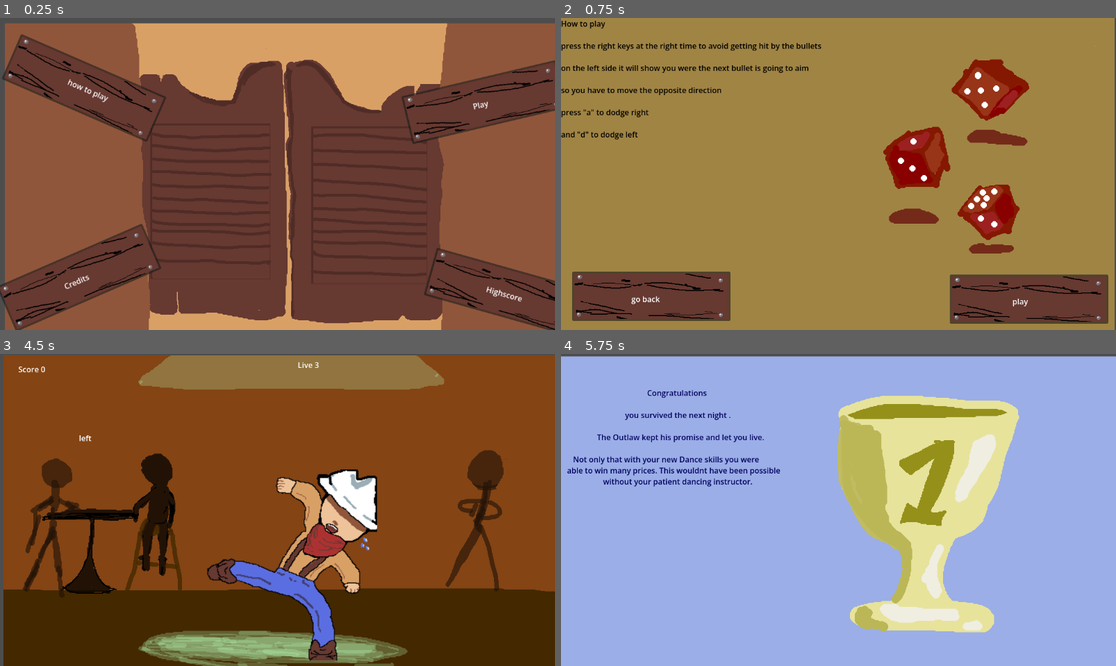
Above: before the commit, frames 1-4 (two rows, left to right).
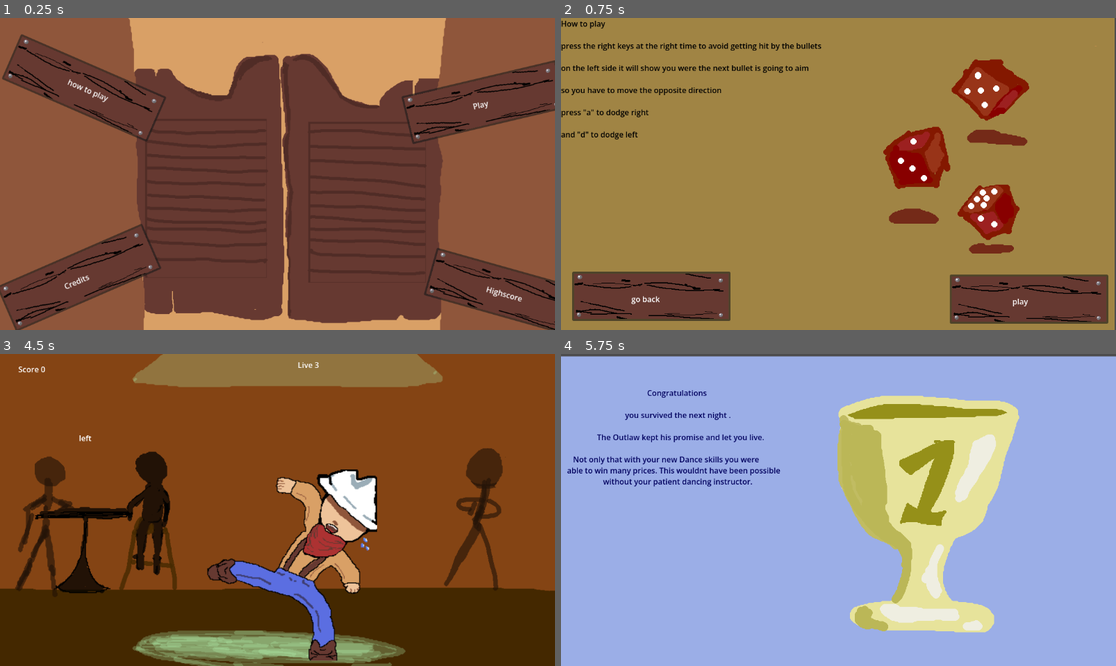
Above: after the commit, the same moments.

Repository: pakized/dancing-in-the-wild-west
Game: Godot game, scene res://Scenes/Menu/MainMenu.tscn
The game is run twice, just before and just after one commit, with the same random seed, the same clock (stepped at 60 frames per second) and the same inputs.
Inputs:
- Up to frame 1 (0.25 s): no input
- Up to frame 2 (0.75 s): click "how to play" at 0.5 s
- Up to frame 3 (4.5 s): click "go back" at 1.25 s; click "Play" at 2 s; click "go back" at 2.75 s; click "Play" at 3.5 s; click "play" at 4.25 s
- Up to frame 4 (5.75 s): tap Enter at 5 s; hold A (moveRight) from 5.03 s (still down); hold P from 5.03 s (still down)

The runs differ from the first frame. In frame 1, 5.5% of the frame differs, in the area x 0-100%, y 0-100%; in frame 2, nothing differs; in frame 3, 7.4%; in frame 4, nothing differs.

Commit message:
Scenes bigger

Diff:
--- a/JSON/highscores.json
+++ b/JSON/highscores.json
@@ -1 +1 @@
-[{"name":"Player","score":22.0},{"name":"pakize","score":22.0},{"name":"im dead :(","score":19.0},{"name":"TEST","score":12.0},{"name":"TEST","score":12.0},{"name":"TEST","score":12.0},{"name":"TEST","score":12.0},{"name":"TEST","score":12.0},{"name":"TEST","score":12.0},{"name":"TEST","score":12.0}]
+[{"name":"I won :)","score":36.0},{"name":"Player","score":22.0},{"name":"pakize","score":22.0},{"name":"im dead :(","score":19.0},{"name":"gg","score":17.0},{"name":"regt","score":17},{"name":"ff","score":13.0},{"name":"TEST","score":12.0},{"name":"TEST","score":12.0},{"name":"TEST","score":12.0}]
--- a/Scenes/GameOver.tscn
+++ b/Scenes/GameOver.tscn
@@ -53,7 +53,8 @@
 
 [node name="Sprite2D" type="Sprite2D" parent="." unique_id=1584536497]
 z_index = -1
-position = Vector2(582, 332)
+position = Vector2(565, 323)
+scale = Vector2(1.0295138, 1.0277778)
 texture = ExtResource("3_ktc4i")
 
 [connection signal="pressed" from="Button2" to="Button2" method="_on_pressed"]
--- a/Scenes/Menu/MainMenu.tscn
+++ b/Scenes/Menu/MainMenu.tscn
@@ -88,7 +88,8 @@
 
 [node name="Sprite2D" type="Sprite2D" parent="Control" unique_id=1161734910]
 z_index = -1
-position = Vector2(586, 335)
+position = Vector2(578.99994, 328)
+scale = Vector2(1.013889, 1.0216049)
 texture = ExtResource("4_p4pvn")
 
 [connection signal="pressed" from="Control/HowToPlay" to="Control/HowToPlay" method="_on_pressed"]
--- a/Scenes/Menu/write_name.tscn
+++ b/Scenes/Menu/write_name.tscn
@@ -8,7 +8,8 @@
 script = ExtResource("1_pkjkk")
 
 [node name="Sprite2D" type="Sprite2D" parent="." unique_id=1452314528]
-position = Vector2(573, 327)
+position = Vector2(575, 323)
+scale = Vector2(1.0034722, 1.0123457)
 texture = ExtResource("1_60uqv")
 
 [node name="Control" type="Control" parent="." unique_id=1080814775]
--- a/Scenes/game.tscn
+++ b/Scenes/game.tscn
@@ -47,5 +47,6 @@
 
 [node name="Sprite2D" type="Sprite2D" parent="." unique_id=1470012133]
 z_index = -2
-position = Vector2(583, 327)
+position = Vector2(575, 324)
+scale = Vector2(1.0138888, 1.0092592)
 texture = ExtResource("6_i6g32")
Binary file added: DancingInTheWildWest.apple-touch-icon.png
Not shown, added: DancingInTheWildWest.apple-touch-icon.png.import
Binary file added: DancingInTheWildWest.icon.png
Not shown, added: DancingInTheWildWest.icon.png.import
Binary file added: DancingInTheWildWest.png
Not shown, added: DancingInTheWildWest.png.import
Not shown, added: export_presets.cfg
Not shown, added: DancingInTheWildWest.audio.position.worklet.js
Not shown, added: DancingInTheWildWest.audio.worklet.js
Not shown, added: DancingInTheWildWest.console.exe
Not shown, added: DancingInTheWildWest.exe
Not shown, added: DancingInTheWildWest.html
(and 3 more such lines)
